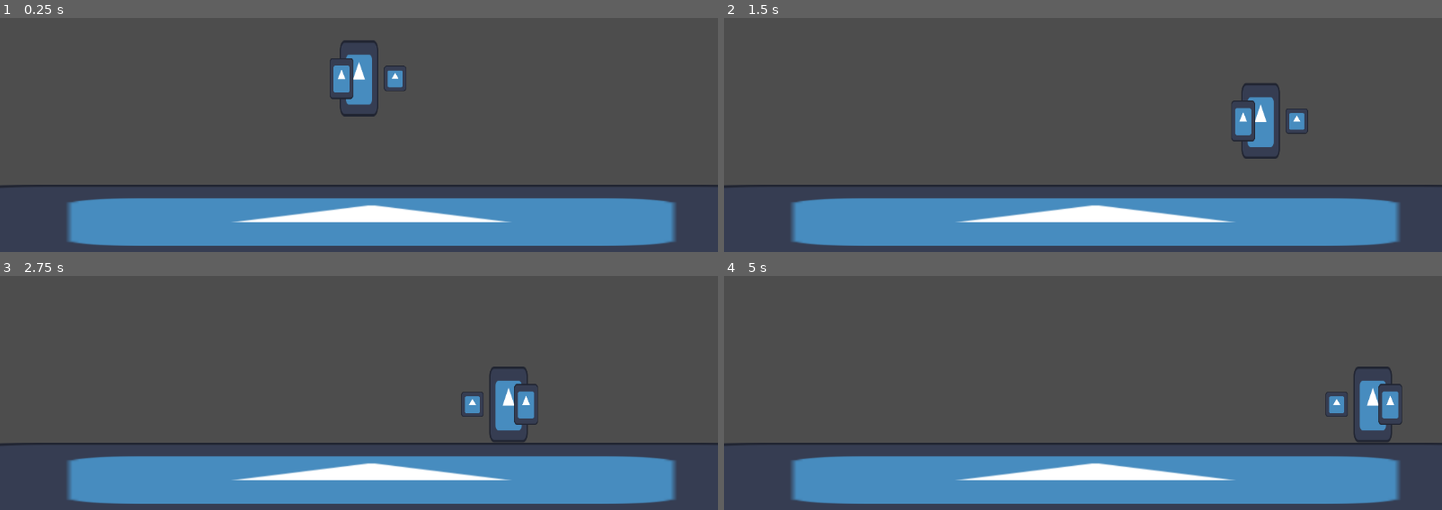
Above: before the commit, frames 1-4 (two rows, left to right).
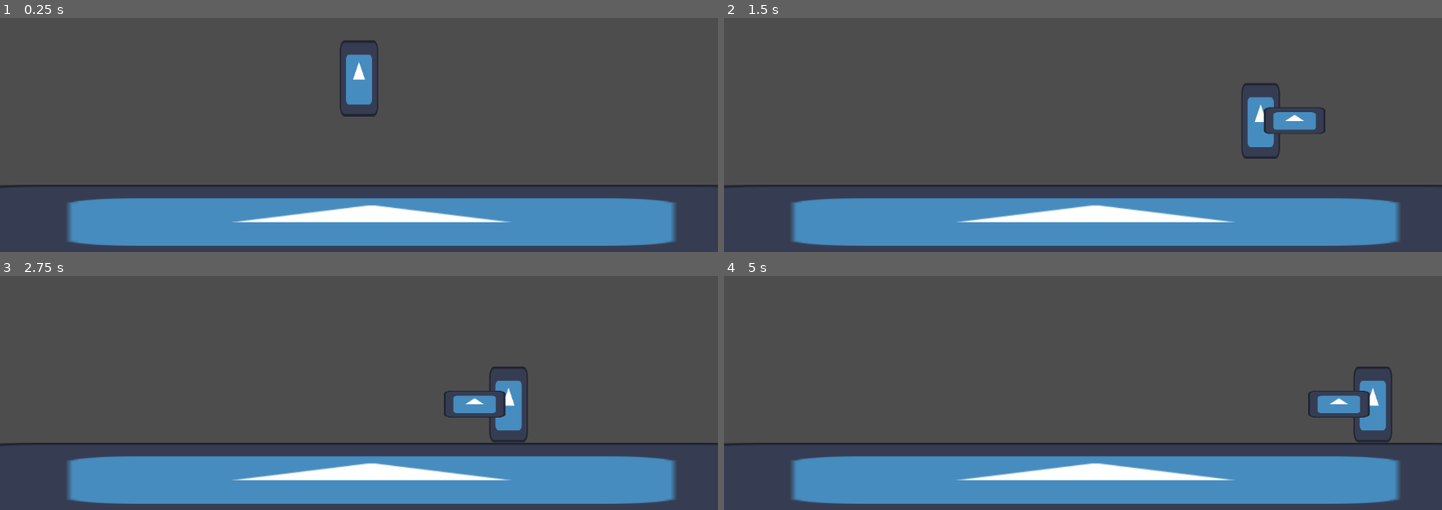
Above: after the commit, the same moments.

Repository: TiagoJSaraiva/Amargor-Game
Game: Godot game, scene res://game/game.tscn
Same seed, same stepped clock (60 frames per second), same inputs: the game is played once before the commit and once after it. The engine's default icon, where the game draws it, is replaced by a stand-in: a white triangle on a blue panel in a dark square.
Inputs (mouse positions are in pixels of both pictures, inside the frame that each line leads up to):
- Up to frame 1 (0.25 s): no input
- Up to frame 2 (1.5 s): tap Enter (ui_accept) at 0.5, 0.77, 0.8, 1.07, 1.35 s; move the mouse to (1240, 29) at 0.52 s; press the mouse at (1240, 29) at 0.53 s; hold Right (ui_right) from 0.53 s (still down); move the mouse to (939, 71) at 1.27 s; release the mouse at (939, 71) at 1.28 s
- Up to frame 3 (2.75 s): tap Enter (ui_accept) at 1.52, 1.82, 2.3 s; click (215, 329) at 1.55 s; move the mouse to (outside the picture) at 2.02 s; release Right (ui_right) at 2.03 s; press the mouse at (outside the picture) at 2.03 s; hold Left (ui_left) from 2.03 s (still down)
- Up to frame 4 (5 s): move the mouse to (1047, 388) at 2.77 s; release Left (ui_left) at 2.78 s; release the mouse at (1047, 388) at 2.78 s; hold Right (ui_right) 2.78-4.28 s; click (1047, 388) at 2.85 s; tap Enter (ui_accept) at 3.02, 3.32, 3.6, 3.77, 4.07, 4.52, 4.82 s; move the mouse to (1298, 369) at 3.52 s; move the mouse to (outside the picture) at 4.27 s; hold Left (ui_left) from 4.28 s (still down); click (outside the picture) at 4.35 s

The runs differ from the first frame. In frame 1, 0.6% of the frame differs, in the area x 45-57%, y 17-35%; in frame 2, 0.9%; in frame 3, 1.0%, in the area x 61-75%, y 45-64%; in frame 4, 1.0%.

Commit message:
Refatoração do sistema de métodos do player para preparar sistema de  tratamento de estados. Criação de função de ataque para o player. Criação de função que remove mana atual do player. Adição de qual nomenclatura deve ser usada para enum dentro do README.md

Diff:
--- /dev/null
+++ b/player/attack/player_attack.gd
@@ -0,0 +1,7 @@
+extends Area2D
+
+@export var lifetime:float = 1.5
+
+func _ready() -> void:
+	await get_tree().create_timer(lifetime).timeout
+	queue_free()
--- a/player/attack/player_attack.tscn
+++ b/player/attack/player_attack.tscn
@@ -1,11 +1,13 @@
 [gd_scene format=3 uid="uid://cgrwbieloqk3k"]
 
+[ext_resource type="Script" uid="uid://2f6t05v3qdtk" path="res://player/attack/player_attack.gd" id="1_b0ypp"]
 [ext_resource type="Texture2D" uid="uid://c75jrp57x4wfs" path="res://icon.svg" id="1_h3lox"]
 
 [sub_resource type="RectangleShape2D" id="RectangleShape2D_5ehfd"]
 size = Vector2(100, 45)
 
 [node name="PlayerAttack" type="Area2D" unique_id=1246002123]
+script = ExtResource("1_b0ypp")
 
 [node name="CollisionShape2D" type="CollisionShape2D" parent="." unique_id=1411270519]
 shape = SubResource("RectangleShape2D_5ehfd")
--- a/player/player.gd
+++ b/player/player.gd
@@ -1,25 +1,73 @@
-extends Node
+extends CharacterBody2D
 
-@export var max_health:float = 100 # Vitalidade do crisol, na lore
-@export var max_mana:float = 100; # Vigor de batalha, na lore
+const SPEED = 300.0
+const JUMP_VELOCITY = -400.0
+
+enum ActionState {NO_ACTION, ATTACKING, DASHING, SHOOTING} # State pra monitorar
+enum MovementState {IDLE, WALKING, FALLING}
+
+@export var max_health: float = 100 # Vitalidade do crisol, na lore
+@export var max_mana: float = 100; # Vigor de batalha, na lore
+@export var attack_slash: PackedScene
+@onready var attack_origin := $AttackOrigin/Marker2D
 
 var current_health: float
 var current_mana: float
+var action_state: ActionState = ActionState.NO_ACTION
+var movement_state: MovementState = MovementState.IDLE
 
 func ready() -> void:
 	current_health = max_health
 	current_mana = max_mana
-	add_to_group("player")
+	add_to_group("player") # Não é pra ser usado de qualquer forma
+
+func fall_if_need(delta: float):
+	if not self.is_on_floor():
+		self.velocity += get_gravity() * delta
+
+func _physics_process(delta: float) -> void:
+
+
+	fall_if_need(delta)
+	process_walk()
+	process_jump()
+
+	move_and_slide()
 
 func take_damage(damage_taken: float) -> void:
-	current_health = current_health - damage_taken
+	current_health -= damage_taken
 	if current_health <= 0:
 		current_health = 0
 		self.die()
+	# hud.update_health(current_health) # Algo assim vai existir no futuro
+
+func spend_mana(mana_spent: float) -> void:
+	current_mana -= mana_spent
+	if current_mana <= 0:
+		current_mana = 0
+	# hud.update_mana(current_mana) # Algo assim vai existir no futuro
 
 func die() -> void:
 	# Adicionar função aqui que ativa lógica pós morte.
 	queue_free() # Some
 
 func attack() -> void:
-	print("ataque!")
+	var slash = attack_slash.instantiate()
+	attack_origin.add_child(slash)
+	slash.transform = Transform2D.IDENTITY
+
+func _unhandled_input(event) -> void:
+	if event.is_action_pressed("attack"):
+		attack()
+
+func process_walk():
+	var direction := Input.get_axis("ui_left", "ui_right")
+
+	if direction:
+		self.velocity.x = direction * SPEED
+	else:
+		self.velocity.x = move_toward(velocity.x, 0, SPEED)
+
+func process_jump():
+	if Input.is_action_just_pressed("ui_accept") and self.is_on_floor():
+		velocity.y = JUMP_VELOCITY
--- a/player/player.tscn
+++ b/player/player.tscn
@@ -1,15 +1,16 @@
 [gd_scene format=3 uid="uid://cgfx2e30q58cc"]
 
 [ext_resource type="Texture2D" uid="uid://c75jrp57x4wfs" path="res://icon.svg" id="1_oul6g"]
-[ext_resource type="Script" uid="uid://j7gyl3hkkv0c" path="res://player/player.gd" id="1_rkbax"]
-[ext_resource type="Script" uid="uid://gnbsdw15bb6c" path="res://player/player_movement.gd" id="2_rkbax"]
+[ext_resource type="Script" uid="uid://gnbsdw15bb6c" path="res://player/player.gd" id="1_rkbax"]
+[ext_resource type="PackedScene" uid="uid://cgrwbieloqk3k" path="res://player/attack/player_attack.tscn" id="2_yw30f"]
 [ext_resource type="Script" uid="uid://d3l3wktoaaj32" path="res://player/attack_rotation.gd" id="4_yw30f"]
 
 [sub_resource type="RectangleShape2D" id="RectangleShape2D_oul6g"]
 size = Vector2(60, 120)
 
 [node name="Player" type="CharacterBody2D" unique_id=363395549]
-script = ExtResource("2_rkbax")
+script = ExtResource("1_rkbax")
+attack_slash = ExtResource("2_yw30f")
 
 [node name="CollisionShape2D" type="CollisionShape2D" parent="." unique_id=1567755114]
 shape = SubResource("RectangleShape2D_oul6g")
@@ -21,21 +22,8 @@
 scale = Vector2(-0.48000002, 0.95454544)
 texture = ExtResource("1_oul6g")
 
-[node name="Sprite2D2" type="Sprite2D" parent="Visual" unique_id=1929991330]
-position = Vector2(-28.000008, 0)
-scale = Vector2(0.30244085, 0.5155666)
-texture = ExtResource("1_oul6g")
-
 [node name="AttackOrigin" type="Node2D" parent="." unique_id=1642177508]
 script = ExtResource("4_yw30f")
 
 [node name="Marker2D" type="Marker2D" parent="AttackOrigin" unique_id=1929232890]
 position = Vector2(55, 0)
-
-[node name="Sprite2D" type="Sprite2D" parent="AttackOrigin" unique_id=1154005070]
-position = Vector2(58, 0)
-scale = Vector2(0.27999938, 0.32000077)
-texture = ExtResource("1_oul6g")
-
-[node name="PlayerSystem" type="Node" parent="." unique_id=1665740546]
-script = ExtResource("1_rkbax")
--- a/player/player_movement.gd
+++ /dev/null
@@ -1,21 +0,0 @@
-extends CharacterBody2D
-
-const SPEED = 300.0
-const JUMP_VELOCITY = -400.0
-
-func _physics_process(delta: float) -> void:
-
-	if not is_on_floor():
-		velocity += get_gravity() * delta
-
-	if Input.is_action_just_pressed("ui_accept") and is_on_floor():
-		velocity.y = JUMP_VELOCITY
-
-	var direction := Input.get_axis("ui_left", "ui_right")
-
-	if direction:
-		velocity.x = direction * SPEED
-	else:
-		velocity.x = move_toward(velocity.x, 0, SPEED)
-
-	move_and_slide()
--- a/project.godot
+++ b/project.godot
@@ -15,6 +15,14 @@
 config/features=PackedStringArray("4.6", "GL Compatibility")
 config/icon="res://icon.svg"
 
+[input]
+
+attack={
+"deadzone": 0.2,
+"events": [Object(InputEventMouseButton,"resource_local_to_scene":false,"resource_name":"","device":-1,"window_id":0,"alt_pressed":false,"shift_pressed":false,"ctrl_pressed":false,"meta_pressed":false,"button_mask":0,"position":Vector2(0, 0),"global_position":Vector2(0, 0),"factor":1.0,"button_index":1,"canceled":false,"pressed":false,"double_click":false,"script":null)
+]
+}
+
 [physics]
 
 3d/physics_engine="Jolt Physics"
Not shown, added: player/attack/player_attack.gd.uid
Not shown, changed: player/player.gd.uid
Not shown, removed: player/player_movement.gd.uid
Not shown, changed: README.md
